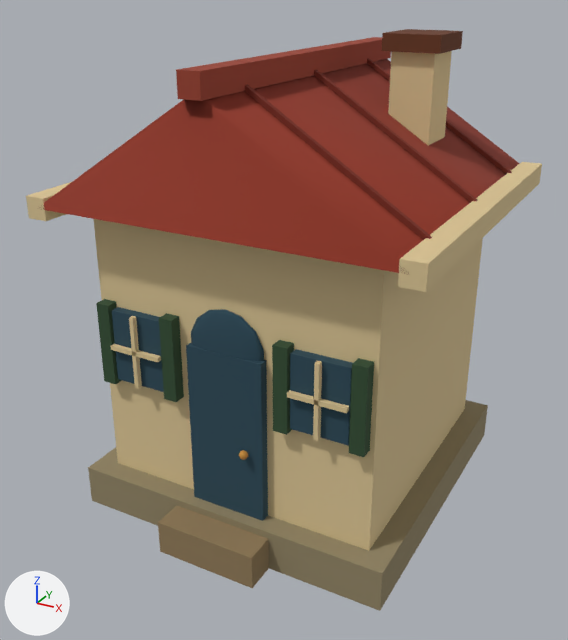
One commit to the glTF model brushland/game/art/models/house_basic.glb: the scene before it, then after it.
Rendered twice from a 50 mm lens placed at (2.0, -3.88, 2.96), pointed at (-0.04, -0.17, 1.1). The axes (+X, +Y, +Z) are drawn at lower left. The lights are the same throughout. The picture after the commit comes second. Where no turn or scale is listed for an object, it has been applied to the vertices.

Names of what the first picture shows: '_MeshInstance3D_10', '_MeshInstance3D_14', '_MeshInstance3D_15', '_MeshInstance3D_17', '_MeshInstance3D_18', '_MeshInstance3D_19', '_MeshInstance3D_2', '_MeshInstance3D_20', '_MeshInstance3D_21', '_MeshInstance3D_22', '_MeshInstance3D_23', '_MeshInstance3D_24', '_MeshInstance3D_25', '_MeshInstance3D_26', '_MeshInstance3D_27', '_MeshInstance3D_28', '_MeshInstance3D_29', '_MeshInstance3D_3', '_MeshInstance3D_4', '_MeshInstance3D_5', '_MeshInstance3D_6' and 4 more.
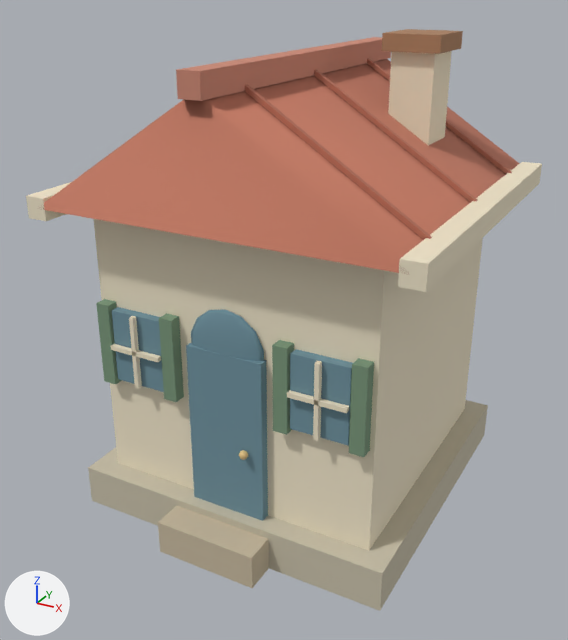
What differs and where, as boxes [x1, y1, x2, y2] in the pictures (568 x 640 px):
```json
{"object": "_MeshInstance3D_3", "change": "recoloured", "before": [94, 219, 483, 551], "after": [94, 219, 483, 551]}
{"object": "_MeshInstance3D_4", "change": "recoloured", "before": [38, 59, 519, 275], "after": [38, 59, 519, 275], "on screen": "red to orange"}
{"object": "_MeshInstance3D_2", "change": "recoloured", "before": [88, 400, 488, 611], "after": [88, 400, 488, 611], "on screen": "lighter"}
{"object": "_MeshInstance3D_14", "change": "recoloured", "before": [186, 343, 268, 521], "after": [186, 343, 268, 521], "on screen": "dark blue to cyan"}
{"object": "_MeshInstance3D_5", "change": "recoloured", "before": [176, 37, 391, 101], "after": [176, 37, 391, 101], "on screen": "red to brown"}
{"object": "_MeshInstance3D_10", "change": "recoloured", "before": [398, 162, 542, 292], "after": [398, 162, 542, 292], "on screen": "beige to pale yellow"}
{"object": "_MeshInstance3D_29", "change": "recoloured", "before": [158, 505, 269, 588], "after": [158, 505, 269, 588], "on screen": "brown to beige"}
{"object": "_MeshInstance3D_27", "change": "recoloured", "before": [388, 51, 452, 146], "after": [388, 51, 452, 146], "on screen": "beige to pale yellow"}
{"object": "_MeshInstance3D_22", "change": "recoloured", "before": [290, 349, 353, 445], "after": [290, 349, 353, 445], "on screen": "dark blue to cyan"}
{"object": "_MeshInstance3D_15", "change": "recoloured", "before": [191, 309, 264, 361], "after": [191, 309, 264, 361], "on screen": "dark blue to cyan"}
{"object": "_MeshInstance3D_17", "change": "recoloured", "before": [112, 307, 164, 392], "after": [112, 307, 164, 392], "on screen": "dark blue to cyan"}
{"object": "_MeshInstance3D_24", "change": "recoloured", "before": [349, 358, 374, 457], "after": [349, 358, 374, 457], "on screen": "dark green to greyish green"}
{"object": "_MeshInstance3D_28", "change": "recoloured", "before": [382, 29, 463, 54], "after": [382, 29, 463, 54], "on screen": "lighter"}
{"object": "_MeshInstance3D_19", "change": "recoloured", "before": [159, 313, 184, 402], "after": [159, 313, 184, 402], "on screen": "dark green to greyish green"}
{"object": "_MeshInstance3D_23", "change": "recoloured", "before": [272, 340, 294, 435], "after": [272, 340, 294, 435], "on screen": "dark green to greyish green"}
{"object": "_MeshInstance3D_18", "change": "recoloured", "before": [96, 299, 122, 384], "after": [96, 299, 122, 384], "on screen": "dark green to greyish green"}
{"object": "_MeshInstance3D_6", "change": "recoloured", "before": [26, 182, 71, 221], "after": [26, 182, 71, 221]}
{"object": "_MeshInstance3D_25", "change": "recoloured", "before": [313, 361, 322, 441], "after": [313, 361, 322, 441], "on screen": "beige to pale yellow"}
{"object": "_MeshInstance3D_20", "change": "recoloured", "before": [129, 316, 142, 389], "after": [129, 316, 142, 389], "on screen": "beige to pale yellow"}
{"object": "_MeshInstance3D_26", "change": "recoloured", "before": [287, 390, 349, 413], "after": [287, 390, 349, 413]}
{"object": "_MeshInstance3D_21", "change": "recoloured", "before": [111, 344, 161, 362], "after": [111, 344, 161, 362]}
```

Edits to the scene script, one JSON object a line:
```json
{"op": "set", "path": "mat_material_0.base_color", "old": "(0.286, 0.234, 0.131)", "new": "(0.571, 0.521, 0.397)", "note": "yellow #928565 -> light grey #c7bfa9"}
{"op": "set", "path": "mat_material_1.base_color", "old": "(0.716, 0.564, 0.3)", "new": "(0.863, 0.776, 0.584)", "note": "beige #dcc695 -> pale yellow #efe4c9"}
{"op": "set", "path": "mat_material_2.base_color", "old": "(0.279, 0.0336, 0.0154)", "new": "(0.565, 0.202, 0.13)", "note": "red #903321 -> orange #c67c65"}
{"op": "set", "path": "mat_material_3.base_color", "old": "(0.321, 0.0511, 0.0261)", "new": "(0.602, 0.251, 0.176)", "note": "red #9a402d -> brown #cc8974"}
{"op": "set", "path": "mat_material_5.base_color", "old": "(0.021, 0.0652, 0.0957)", "new": "(0.156, 0.283, 0.342)", "note": "dark blue #284857 -> cyan #6e919e"}
{"op": "set", "path": "mat_material_7.base_color", "old": "(0.0294, 0.0735, 0.0304)", "new": "(0.188, 0.301, 0.191)", "note": "dark green #304d31 -> greyish green #789579"}
{"op": "set", "path": "mat_material_8.base_color", "old": "(0.134, 0.0383, 0.0129)", "new": "(0.402, 0.216, 0.117)", "note": "brown #66371e -> brown #aa8060"}
{"op": "set", "path": "mat_material_9.base_color", "old": "(0.279, 0.195, 0.0957)", "new": "(0.565, 0.479, 0.342)", "note": "brown #907a57 -> beige #c6b89e"}
```
